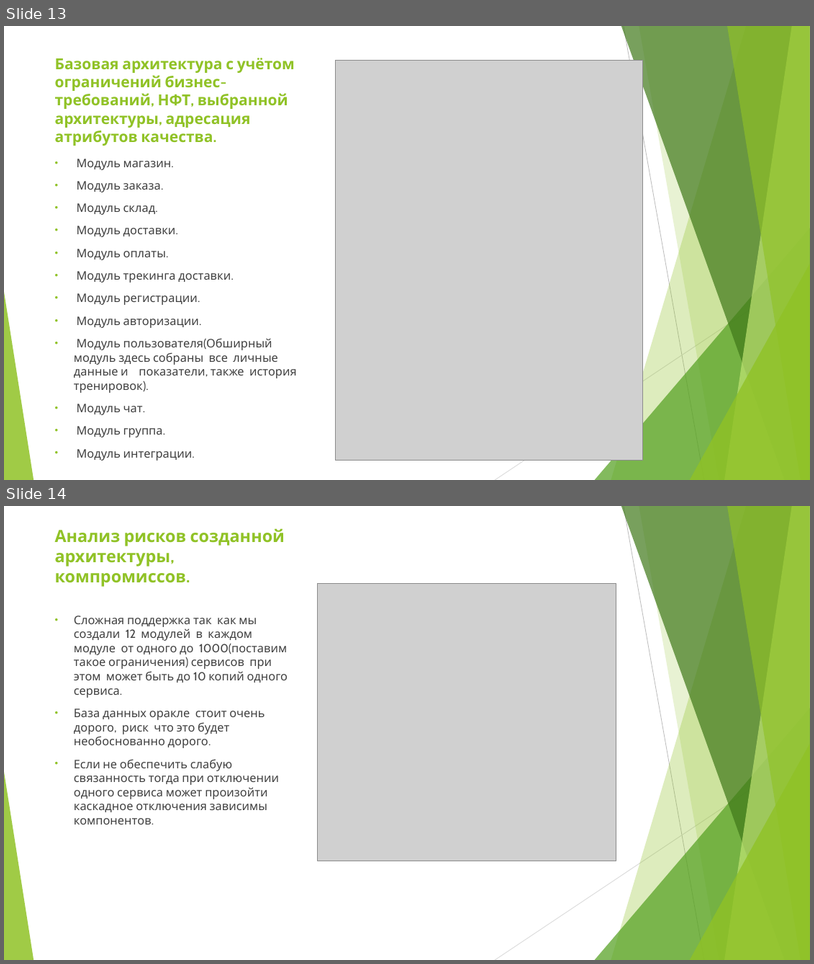
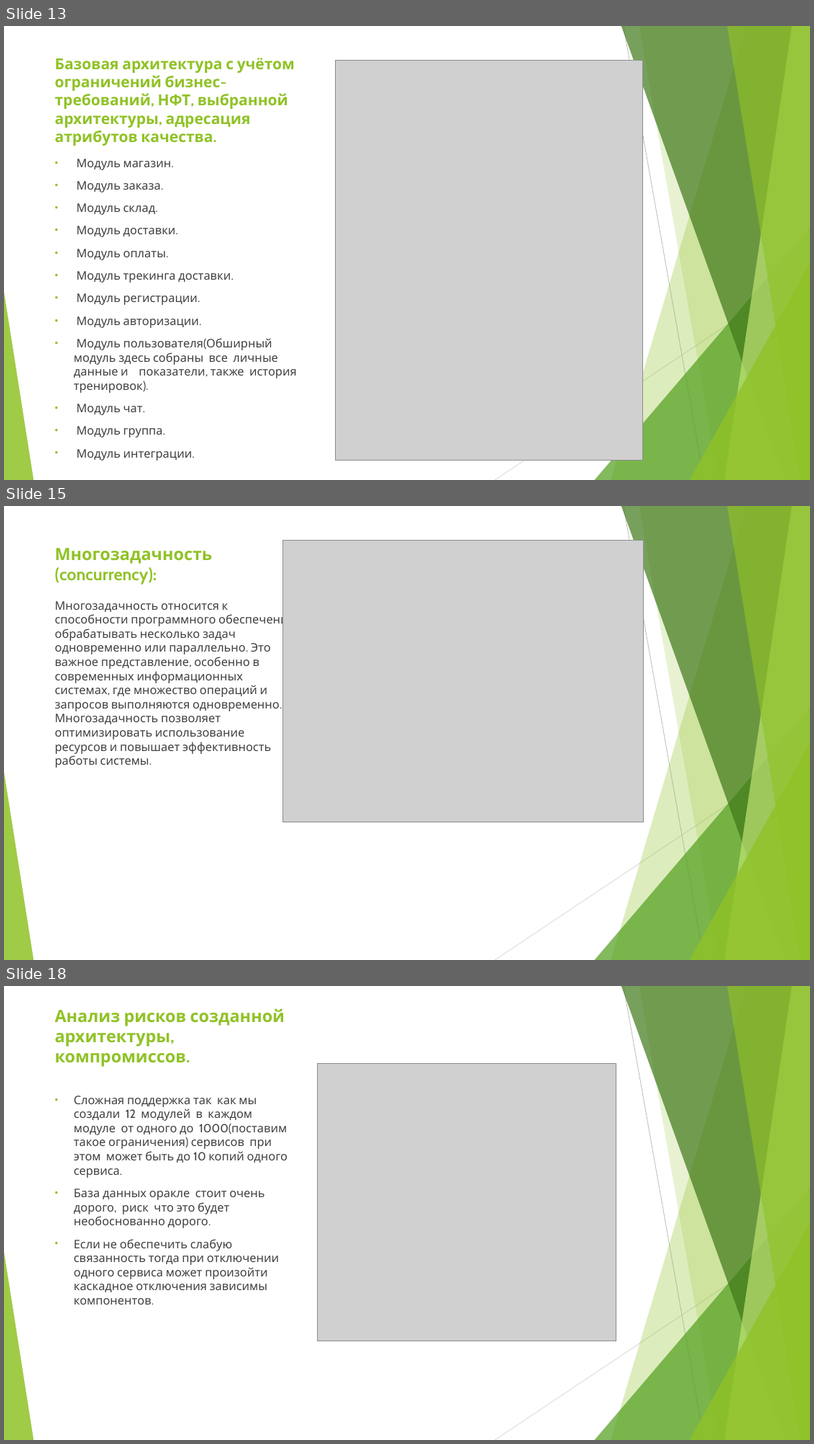
Before and after one commit to eafonasyev/diplom, a slide deck: diplom/diplom_prezentation.pptx. Shown one above the other, each under a label of ours: slides 13 and 14 before the commit, slides 13, 15 and 18 after it; the slides between them are not shown. The pictures are 814x964 and 814x1444 pixels, drawn with LibreOffice and Linux fonts; fonts in the diff are those of the drawing; grey boxes stand for pictures. Boxes give left, top, right and bottom in pixels: in the first picture for what was removed or moved away, otherwise in the second. Text is boxed around its words. In the diff, an @@ line names an element or a change of style, - is before the commit and + after.

```diff
--- a/diplom/diplom_prezentation.pptx
+++ b/diplom/diplom_prezentation.pptx
@@ slide 15 added at (4, 506, 810, 960), background #FFFFFF; not listed: 10 template elements that a slide beside it also shows @@
@@ title added at (55, 548, 213, 584), 20 pt, text #90C226, bold @@
+Многозадачность (concurrency):
@@ picture added at (283, 540, 644, 822) @@
@@ text added at (55, 601, 295, 767), 14 pt, text #404040 @@
+Многозадачность относится к способности программного обеспечения обрабатывать несколько задач одновременно или параллельно. Это важное представление, особенно в современных информационных системах, где множество операций и запросов выполняются одновременно. Многозадачность позволяет оптимизировать использование ресурсов и повышает эффективность работы системы.
@@ what was slide 14 is now slide 18 @@
```
Also in this commit, not shown: 2 slides changed, 3 other slides added, 8 other files.
